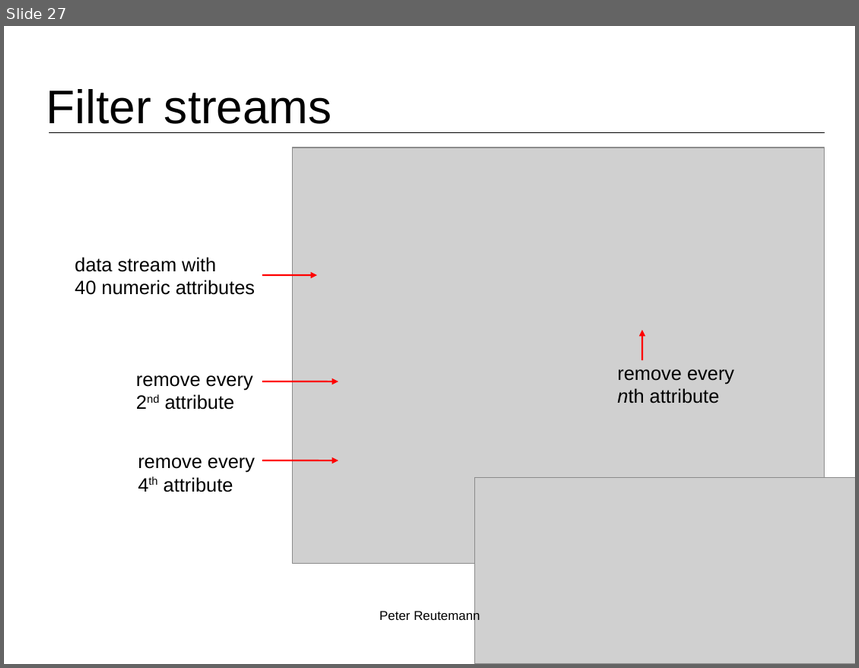
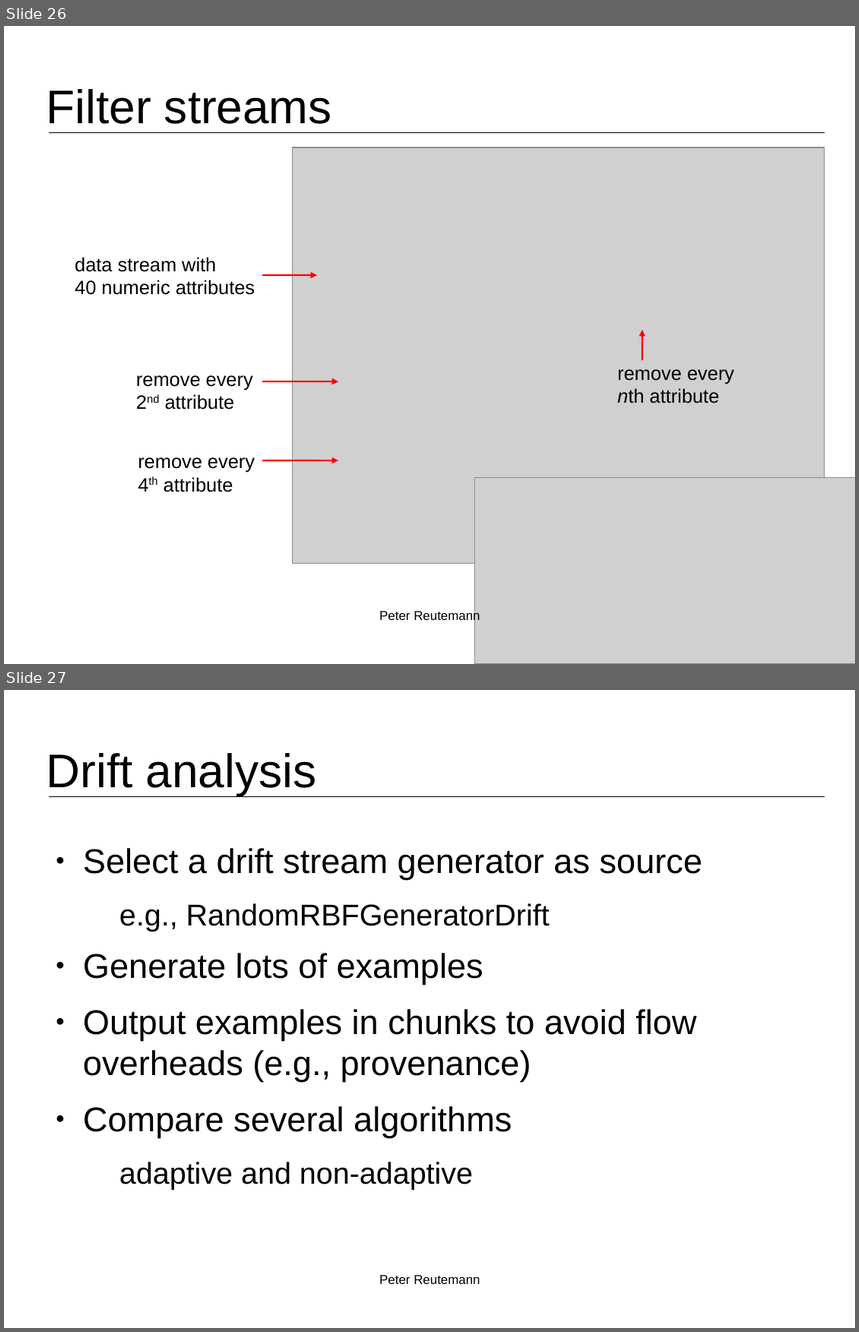
Before and after one commit to fracpete/kuching-2015, a slide deck: 3_machine_learning/kuching2015_machine_learning.odp. Shown one above the other, each under a label of ours: slide 27 before the commit, slides 26 and 27 after it. The pictures are 859x668 and 859x1332 pixels, drawn with LibreOffice and Linux fonts; fonts in the diff are those of the drawing; grey boxes stand for pictures; background and template pictures are left out. Boxes give left, top, right and bottom in pixels: in the first picture for what was removed or moved away, otherwise in the second. Text is boxed around its words. In the diff, an @@ line names an element or a change of style, - is before the commit and + after.

Commit message:
updated; added drift analysis in MOA section

```diff
--- a/3_machine_learning/kuching2015_machine_learning.odp
+++ b/3_machine_learning/kuching2015_machine_learning.odp
@@ slide 27 added at (4,690,855,1328), background #FFFFFF; not listed: 1 template element that a slide beside it also shows @@
@@ title added at (47,753,316,796), 44 pt, text #000000 @@
+Drift analysis
@@ text added at (83,848,703,1190), 32 pt, text #000000 @@
+● Select a drift stream generator as source
+  e.g., RandomRBFGeneratorDrift
+● Generate lots of examples
+● Output examples in chunks to avoid flow overheads (e.g., provenance)
+● Compare several algorithms
+  adaptive and non-adaptive
@@ text added at (379,1275,480,1284), 12 pt, text #000000 @@
+Peter Reutemann
@@ what was slide 27 is now slide 26 @@
```
Also in this commit, not shown: 1 slide changed, 2 other slides added, 2 slides removed, 2 other files.
